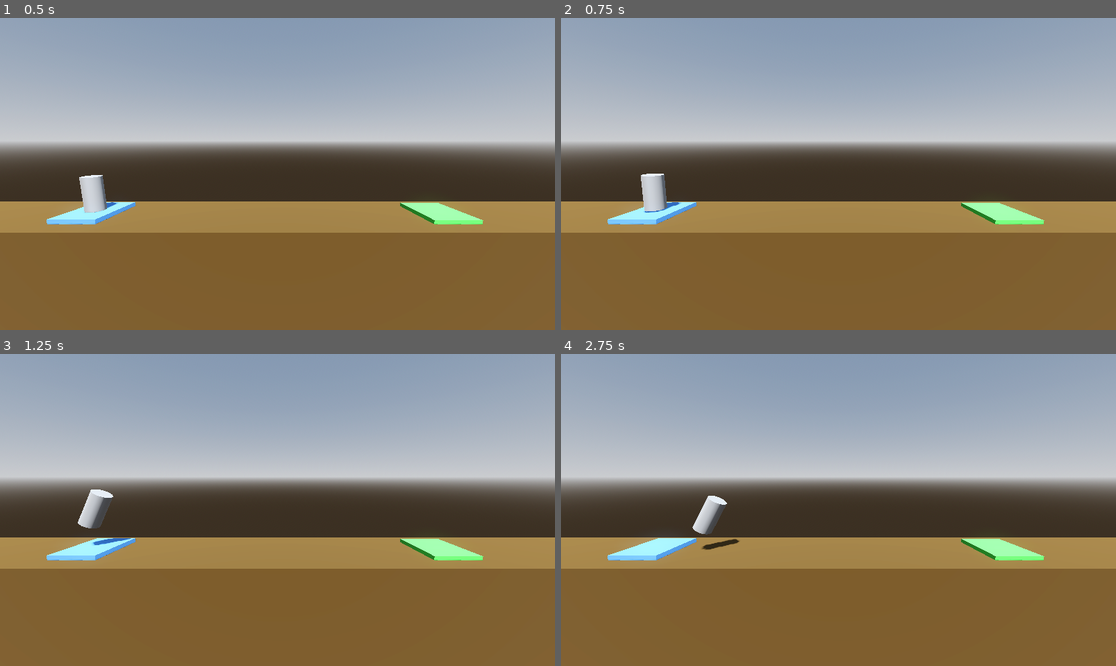
Above: before the commit, frames 1-4 (two rows, left to right).
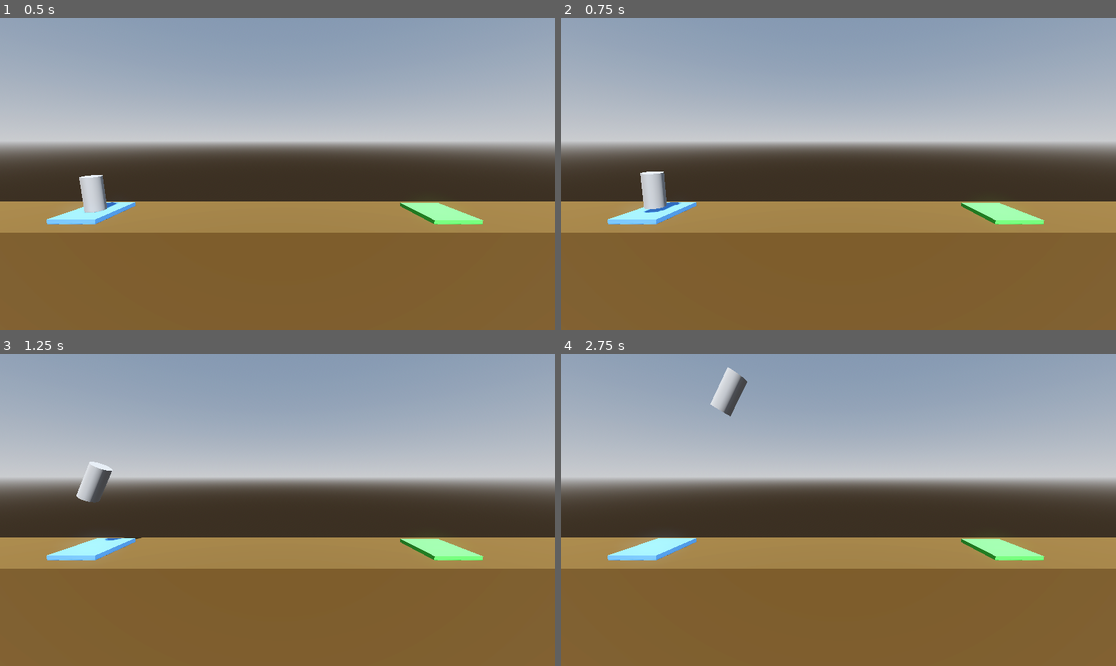
Above: after the commit, the same moments.

Repository: MalcolmD/Project-Boost_Godot
Game: Godot game, scene res://level_1.tscn
The game is run twice, just before and just after one commit, with the same random seed, the same clock (stepped at 60 frames per second) and the same inputs.
Inputs:
- Up to frame 1 (0.5 s): no input
- Up to frame 2 (0.75 s): tap Enter at 0.5 s; hold Right (rotateRight) from 0.53 s (still down); hold Space (boost) from 0.53 s (still down)
- Up to frame 3 (1.25 s): keep holding Right (rotateRight); keep holding Space (boost)
- Up to frame 4 (2.75 s): release Right (rotateRight) at 1.28 s; release Space (boost) at 1.28 s; hold Left (rotateLeft) 1.28-2.03 s; tap Space (boost) at 1.35 s; hold Right (rotateRight) from 2.03 s (still down); hold Space (boost) from 2.03 s (still down)

Frame 1 is identical in both runs. In frame 2, less than 0.1% of the frame differs, in the area x 14-21%, y 49-63%; in frame 3, 0.9%; in frame 4, 1.1%, in the area x 23-34%, y 4-63%.

Commit message:
Adding `@export` variables that can be seen in the GUI editor. - Added a regular and range `@export` variable to allow editing of player in the GUI.

Diff:
--- a/level_1.tscn
+++ b/level_1.tscn
@@ -58,3 +58,4 @@
 transform = Transform3D(1, 0, 0, 0, 1, 0, 0, 0, 1, 10, 1.3596025, 0)
 axis_lock_angular_x = true
 axis_lock_angular_z = false
+thrust = 1500.0
--- a/player.gd
+++ b/player.gd
@@ -1,14 +1,20 @@
 extends RigidBody3D
+
+## How mcuh vertical force to apply when moving.
+@export_range(750.0, 3000.0) var thrust: float = 1000.0
+
+## How much rotational force to apply when moving.
+@export var torque_thrust: float = 100.0
 
 # Called every frame. 'delta' is the elapsed time since the previous   frame.
 func _process(delta: float) -> void:
 	if Input.is_action_pressed("boost"):
-		apply_central_force(basis.y * delta * 1000.0)
+		apply_central_force(basis.y * delta * thrust)
 		# print("spacebar was pressed")
 	if Input.is_action_pressed("rotateLeft"):
-		apply_torque(Vector3(0.0, 0.0, -100.0 * delta))
+		apply_torque(Vector3(0.0, 0.0, -torque_thrust * delta))
 	if Input.is_action_pressed("rotateRight"):
-		apply_torque(Vector3(0.0, 0.0, 100.0 * delta))
+		apply_torque(Vector3(0.0, 0.0, torque_thrust * delta))
 
 
 
